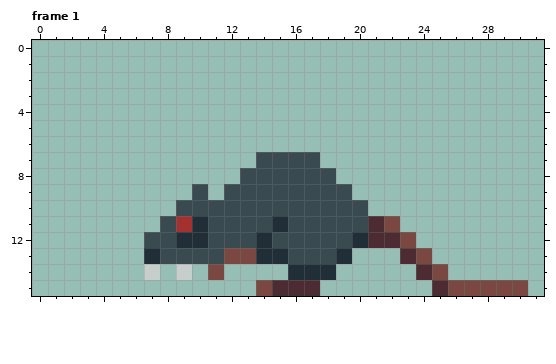
Pixel-art file: aseprite/rat_move.aseprite. Above is the file before it was changed.
32x16 pixels, 8 frames. Shown: frame 1. The commit also changed other frames, which this record leaves out.
Now the later version:
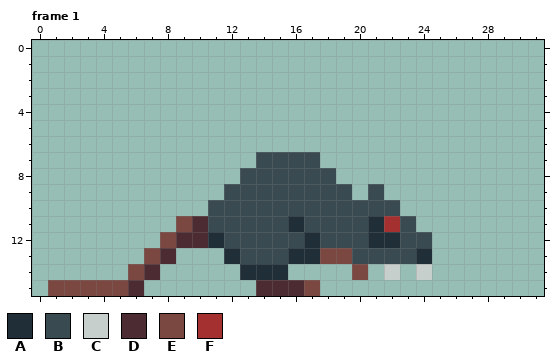
Palette (. is transparent): A #202e37  B #394a50  C #c7cfcc  D #4d2b32  E #7a4841  F #a53030
The exact change:
Changed rows in their new state; - is an unchanged pixel.
Frame 1:
first column x 1:
 9 ---------.----------B---------
10 --------..----------BB--------
11 -------.ED----BA----AFB-------
12 ------.EDDA--B--A--BAABB------
13 ------ED...ABBBAAEEBBBBA------
14 -----ED-.-.-AAA...-E-C-C.-----
15 EEEEED-------D--E-------......
Boxes around the changes in both pictures, in picture pixels (x1, y1, x2, y2):
changed: (48, 184, 528, 296)
